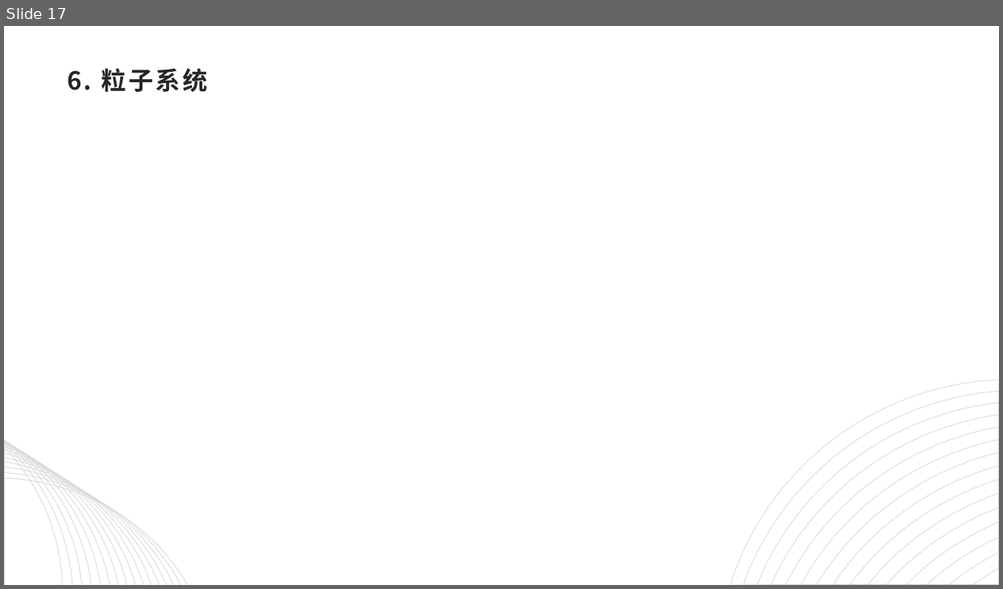
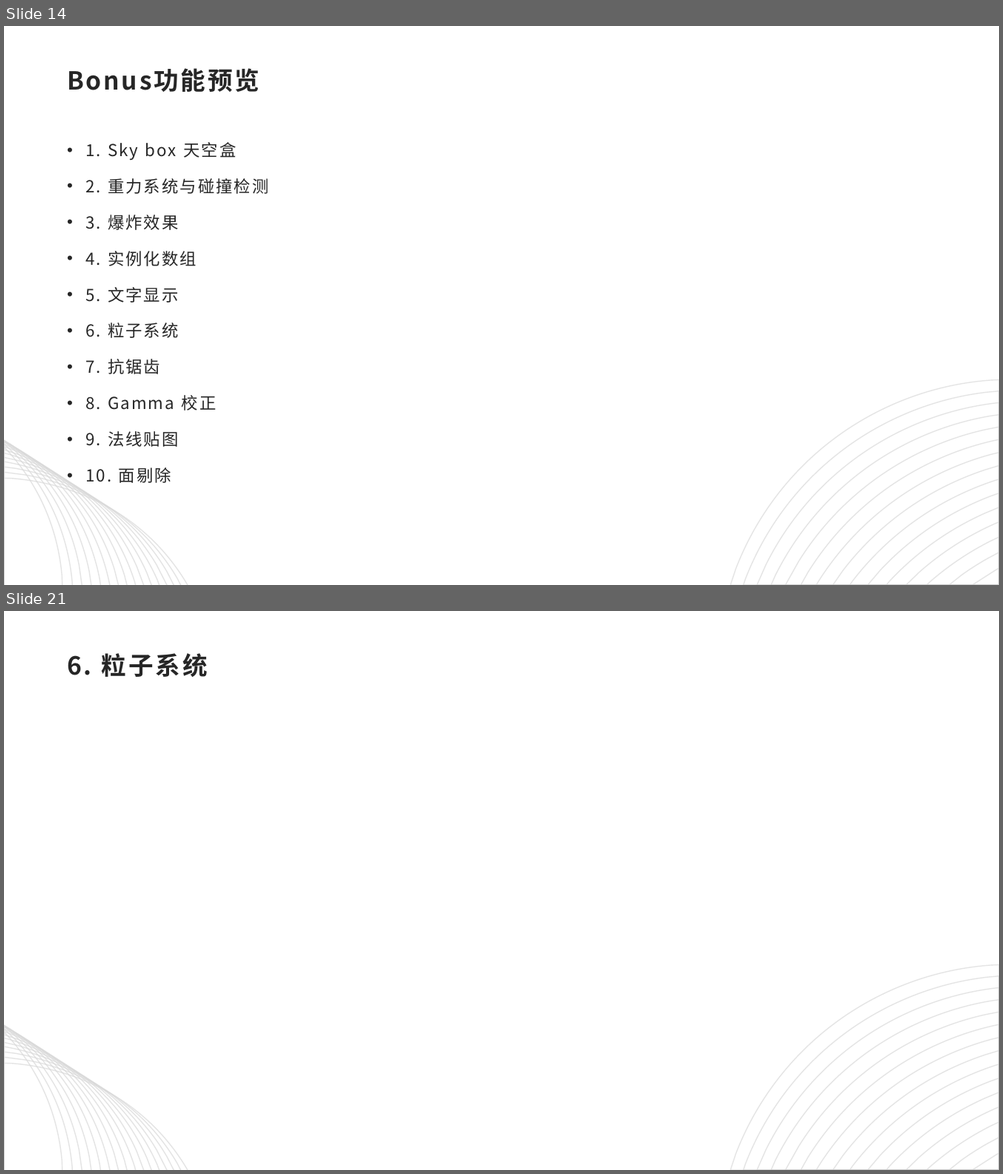
Before and after one commit to computer-graphic-2019/Group19, a slide deck: CG_final.pptx. Shown one above the other, each under a label of ours: slide 17 before the commit, slides 14 and 21 after it; the slides between them are not shown. The pictures are 1003x589 and 1003x1174 pixels, drawn with LibreOffice and Linux fonts; fonts in the diff are those of the drawing. Boxes give left, top, right and bottom in pixels: in the first picture for what was removed or moved away, otherwise in the second. Text is boxed around its words. In the diff, an @@ line names an element or a change of style, - is before the commit and + after.

```diff
--- a/CG_final.pptx
+++ b/CG_final.pptx
@@ slide 14 added at [4,26,999,585], background #FFFFFF; not listed: 31 template elements that a slide beside it also shows @@
@@ title added at [67,68,259,92], 24 pt, text #262626, bold @@
+Bonus功能预览
@@ text added at [85,142,269,483], 16 pt, text #262626 @@
+• 1. Sky box 天空盒
+• 2. 重力系统与碰撞检测
+• 3. 爆炸效果
+• 4. 实例化数组
+• 5. 文字显示
+• 6. 粒子系统
+• 7. 抗锯齿
+• 8. Gamma 校正
+• 9. 法线贴图
+• 10. 面剔除
@@ what was slide 17 is now slide 21 @@
```
Also in this commit, not shown: 11 slides changed, 9 other slides added, 3 slides removed.
